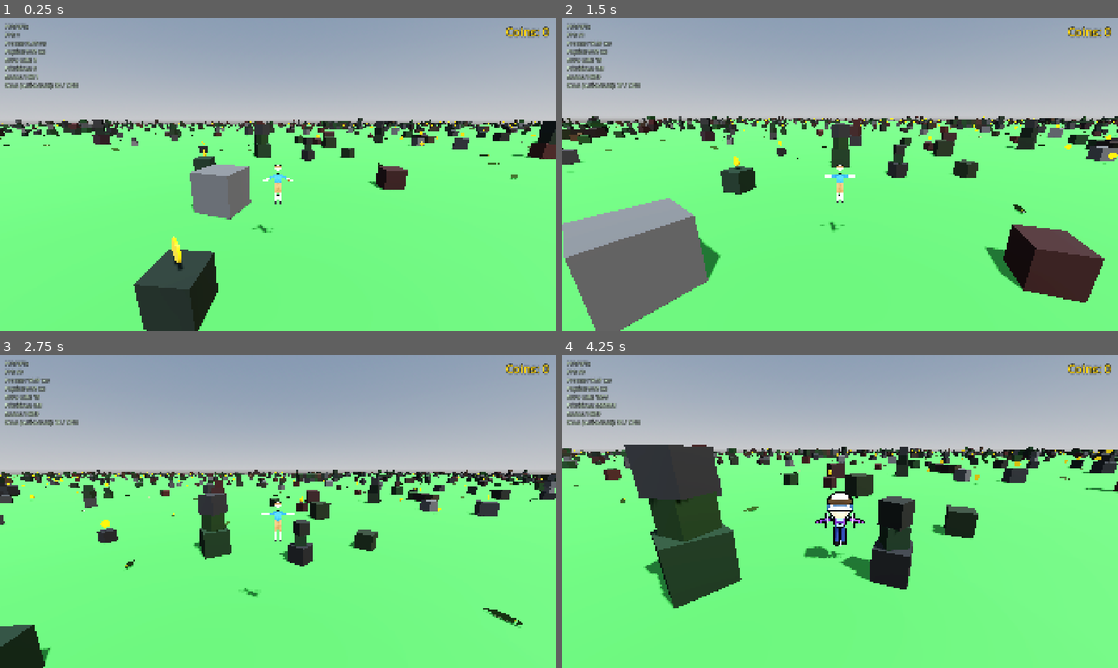
Above: before the commit, frames 1-4 (two rows, left to right).
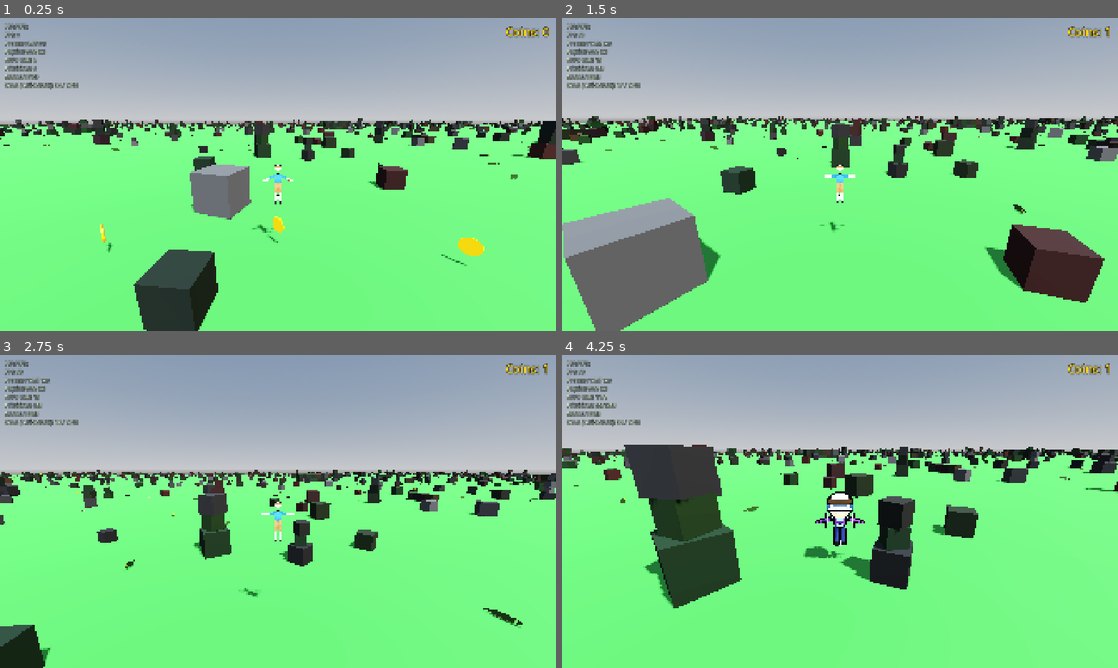
Above: after the commit, the same moments.

Repository: korjavin/godot-test1
Game: Godot game, scene res://scenes/main.tscn
Same seed, same stepped clock (60 frames per second), same inputs: the game is played once before the commit and once after it.
Inputs (mouse positions are in pixels of both pictures, inside the frame that each line leads up to):
- Up to frame 1 (0.25 s): no input
- Up to frame 2 (1.5 s): tap Enter at 0.5 s; move the mouse to (867, 174) at 0.52 s; hold Shift (run) 0.53-1.28 s; hold W (move_forward) from 0.53 s (still down); tap Space (jump) at 0.77, 0.8, 1.07, 1.35 s; move the mouse to (812, 174) at 1.27 s
- Up to frame 3 (2.75 s): keep holding W (move_forward); tap Space (jump) at 1.52, 1.82, 2.3 s; tap Shift (run) at 1.55 s; move the mouse to (289, 505) at 2.02 s; hold Ctrl (duck) from 2.03 s (still down)
- Up to frame 4 (4.25 s): keep holding W (move_forward); move the mouse to (834, 517) at 2.77 s; release Ctrl (duck) at 2.78 s; tap Shift (run) at 2.85 s; tap Space (jump) at 3.02, 3.32, 3.77, 3.8, 4.07 s; move the mouse to (878, 514) at 3.52 s; hold R (switch_character) from 3.53 s (still down)

The runs differ from the first frame. In frame 1, 0.6% of the frame differs, in the area x 0-97%, y 18-81%; in frame 2, 0.2%; in frame 3, 0.2%; in frame 4, 0.2%.

Commit message:
feat: lay coins along the road in spawn_coins_in_chunk

Diff:
--- a/scripts/endless_terrain.gd
+++ b/scripts/endless_terrain.gd
@@ -1515,80 +1515,95 @@
 
 func spawn_coins_in_chunk(chunk_pos: Vector2i, parent_chunk: MeshInstance3D, obstacles: Array) -> void:
 	"""
-	Scatter collectible coins through a chunk. A coin is one of three kinds:
-	  - a ground coin floating just above the grass (walk over it),
-	  - an air coin up at jump height (you have to jump for it), or
-	  - a block coin perched on top of a block / tower.
-
-	@param chunk_pos: Chunk coordinates for seeded random generation
-	@param parent_chunk: The chunk mesh to attach coins to
+	Lay this chunk's slice of the COIN ROAD — the single continuous, deterministic
+	trail that carries every coin in the world (see the COIN ROAD math section above
+	and the COIN ROAD CONFIGURATION section near the top).
+
+	Coins are NOT scattered randomly any more. The road centerline is a pure function
+	of the integer station index `k` (one coin candidate per station, seeded only from
+	`k` + ROAD_WORLD_SEED). Off-road areas get NO coins, so the trail reads as a clear
+	"go this way" route the player wants to follow.
+
+	@param chunk_pos: Chunk coordinates this body is generating coins for.
+	@param parent_chunk: The chunk mesh the coins attach to (it sits at the chunk
+	                     center, so we store coin positions chunk-LOCAL — relative to
+	                     that center — exactly like blocks/crocodiles).
 	@param obstacles: Block footprints (with their top heights) from
-	                  spawn_objects_in_chunk, used to place block coins and to keep
-	                  low coins from spawning inside a block.
-
-	EDUCATIONAL NOTE:
-	- Seeded like everything else, so a chunk's coins are always the same.
-	- Coins are parented to the chunk, so they unload when the chunk does.
-	"""
-	if not coin_scene:
+	                  spawn_objects_in_chunk, used to perch a road coin on a climbable
+	                  block (or skip it) when the road runs through a block footprint.
+
+	EDUCATIONAL NOTE — why this is seam-correct (no gaps, no duplicates):
+	- The road is global and station-indexed, but each chunk generates independently.
+	  A station whose coin lands exactly on a chunk seam must be spawned by EXACTLY
+	  one chunk. We guarantee that by bucketing each coin to the chunk its FINAL world
+	  position falls in: `world_to_chunk(coin_world) == chunk_pos`. Every other chunk
+	  that scans the same station skips it, so it is spawned once and only once.
+	- Because |heading| < 90° keeps the centerline's world X strictly increasing in
+	  `k`, a chunk's X-range maps to a CONTIGUOUS range of stations. We extend the
+	  shared station cache to span this chunk's (widened) X-range, then scan it.
+	- Off-road is empty: only stations whose coin actually lands inside this chunk
+	  spawn anything, so far-from-road chunks spawn zero coins.
+	"""
+	if not spawn_coins or coin_scene == null:
 		return
 
-	# Seed offset so coins land in different spots than objects/crocodiles.
-	var seed_value := hash(Vector2i(chunk_pos.x * 19783, chunk_pos.y * 51307))
-	var rng := RandomNumberGenerator.new()
-	rng.seed = seed_value
-
+	# This chunk's world center and its world X-range. We pad the range by half the
+	# widest the road can ever be (plus a small margin) because a station's CENTERLINE
+	# can sit just outside the chunk while its laterally-offset coin swings back inside
+	# it — widening the scanned X-range makes sure we never miss such a coin.
+	var center := chunk_to_world(chunk_pos)
 	var half_chunk := chunk_size / 2.0
-	var margin := 3.0
-
-	# Positions placed so far, to keep coins spaced out.
-	var placed: Array[Vector3] = []
-
-	var attempts := 0
-	var max_attempts := coins_per_chunk * 6
-
-	while placed.size() < coins_per_chunk and attempts < max_attempts:
-		attempts += 1
-
-		var coin_pos: Vector3
-		var roll := rng.randf()
-
-		if roll < 0.3:
-			# Perch a coin on top of a *climbable* structure, so it can actually be
-			# reached. Sheer tops taller than a jump (doubled walls, corridor roofs)
-			# are skipped; pyramids/gates/blocks are fair game.
-			var perches: Array = []
-			for o in obstacles:
-				if o.get("climbable", false):
-					perches.append(o)
-			if perches.is_empty():
+	var x0 := center.x - half_chunk
+	var x1 := center.x + half_chunk
+	var pad := road_width_max / 2.0 + 2.0
+
+	# Grow the shared station cache so it covers this chunk's widened X-range. The
+	# cache is a pure function of `k`, so this is idempotent across chunks and load
+	# order doesn't matter — it just grows contiguously and is reused.
+	_road_extend_to_x(x0 - pad, x1 + pad)
+
+	# Narrow the scan to the contiguous sub-range of stations whose centerline X falls
+	# within the widened X-range. (X is strictly increasing in `k`, so this is a clean
+	# window; the world_to_chunk bucket test below is the real correctness guarantee.)
+	for k in range(road_k_min, road_k_max + 1):
+		var st: Dictionary = _road_station(k)
+		var cx: float = st.center.x
+		if cx < x0 - pad:
+			continue  # not yet into this chunk's window
+		if cx > x1 + pad:
+			break  # past this chunk's window — and X only grows from here, so stop
+
+		# Final world-space coin position for this station (centerline + lateral weave).
+		var cw := _road_coin_world(k)
+
+		# Bucket by final chunk: spawn this coin only from the chunk it actually lands
+		# in. This is what makes seams gap-free and duplicate-free.
+		if world_to_chunk(cw) != chunk_pos:
+			continue
+
+		# Convert to chunk-LOCAL (relative to the chunk center, like every other
+		# chunk-parented node), so the coin sits at the right world spot.
+		var local := Vector3(cw.x - center.x, cw.y, cw.z - center.z)
+
+		# If the road runs over a block footprint, the ground-height coin would be
+		# buried. Perch it on the block's top if that block is climbable; otherwise
+		# (sheer tops taller than a jump) skip this one coin — structures are sparse
+		# so the visible chain stays intact.
+		if _point_over_block(local.x, local.z, obstacles):
+			var perched := false
+			for ob in obstacles:
+				if Vector2(local.x - ob.pos.x, local.z - ob.pos.z).length() < ob.radius + 1.0:
+					if ob.get("climbable", false):
+						local.y = ob.top + COIN_BLOCK_OFFSET
+						perched = true
+					break
+			if not perched:
 				continue
-			var ob = perches[rng.randi_range(0, perches.size() - 1)]
-			coin_pos = Vector3(ob.pos.x, ob.top + COIN_BLOCK_OFFSET, ob.pos.z)
-		else:
-			# Out in the open: a ground-level coin, or a higher "jump for it" one.
-			var x := rng.randf_range(-half_chunk + margin, half_chunk - margin)
-			var z := rng.randf_range(-half_chunk + margin, half_chunk - margin)
-			# Don't bury a low coin inside a block.
-			if _point_over_block(x, z, obstacles):
-				continue
-			var y := COIN_GROUND_HEIGHT if roll < 0.7 else COIN_AIR_HEIGHT
-			coin_pos = Vector3(x, y, z)
-
-		# Keep coins spaced apart from each other.
-		var valid := true
-		for existing in placed:
-			if coin_pos.distance_to(existing) < min_coin_spacing:
-				valid = false
-				break
-		if not valid:
-			continue
 
 		# Spawn the coin (position is local to the chunk, like blocks/crocodiles).
 		var coin := coin_scene.instantiate()
-		coin.position = coin_pos
+		coin.position = local
 		parent_chunk.add_child(coin)
-		placed.append(coin_pos)
 
 func _point_over_block(x: float, z: float, obstacles: Array) -> bool:
 	"""
Not shown, changed: docs/plans/20260615-coin-road-path.md
